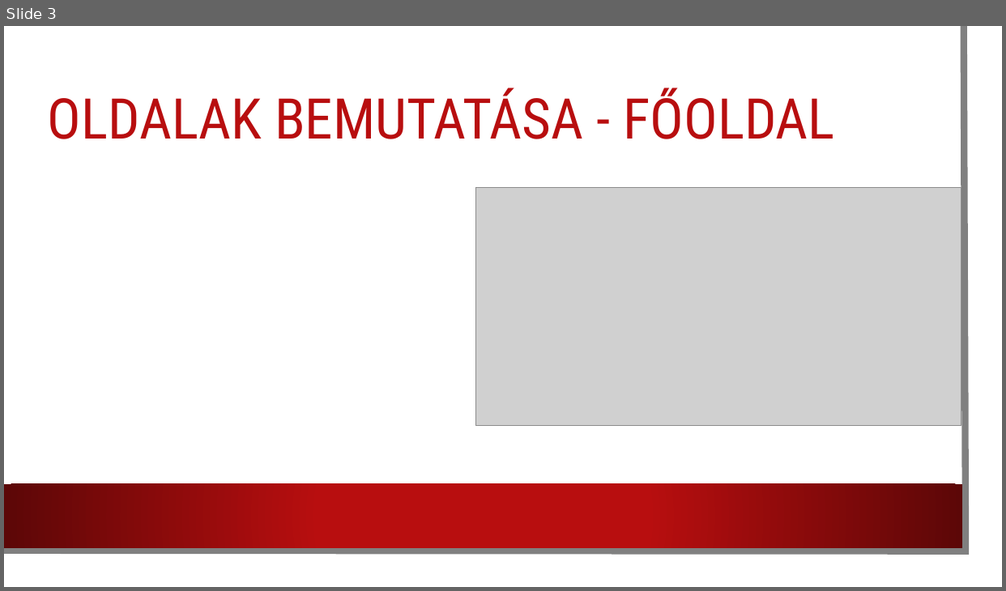
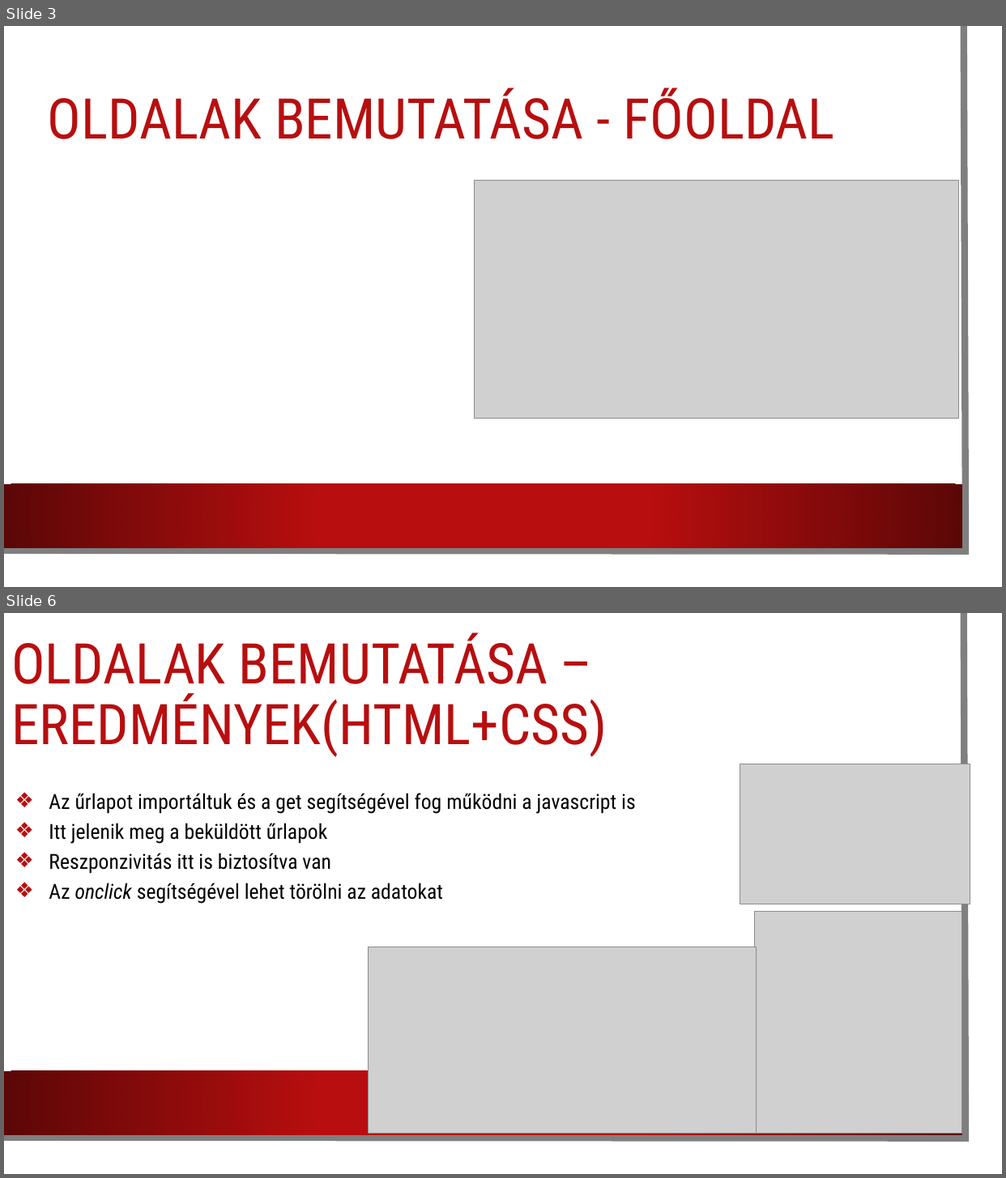
Before and after one commit to Kristof486/WebProjekt2026, a slide deck: Autókereskedés webproject.pptx. Shown one above the other, each under a label of ours: slide 3 before the commit, slides 3 and 6 after it; the slides between them are not shown. The pictures are 1006x591 and 1006x1178 pixels, drawn with LibreOffice and Linux fonts; fonts in the diff are those of the drawing; grey boxes stand for pictures; background and template pictures are left out. Boxes give left, top, right and bottom in pixels: in the first picture for what was removed or moved away, otherwise in the second. Text is boxed around its words. In the diff, an @@ line names an element or a change of style, - is before the commit and + after.

```diff
--- a/Autókereskedés webproject.pptx
+++ b/Autókereskedés webproject.pptx
@@ slide 6 added at (4, 613, 1002, 1174), background picture (left out); not listed: 2 template elements that a slide beside it also shows @@
@@ title added at (11, 632, 607, 757), 54 pt, text #B80E0F @@
+OLDALAK BEMUTATÁSA – EREDMÉNYEK(HTML+CSS)
@@ picture added at (740, 764, 970, 905) @@
@@ text added at (49, 793, 636, 904), 20 pt, text #000000 @@
+❖ Az űrlapot importáltuk és a get segítségével fog működni a javascript is
+❖ Itt jelenik meg a beküldött űrlapok
+❖ Reszponzivitás itt is biztosítva van
+❖ Az onclick segítségével lehet törölni az adatokat
@@ picture added at (755, 912, 962, 1134) @@
@@ picture added at (368, 947, 756, 1133) @@
@@ slide 3 changed as well @@
@@ freeform shape at (4, 26, 966, 552): outline #808080 6.5 pt to #7F7F7F 6.5 pt @@
@@ rectangle removed at (4, 26, 985, 570) @@
@@ picture: place and size @@
-picture at (476, 188, 961, 426)
+picture at (474, 180, 959, 418)
```
Also in this commit, not shown: 2 other slides changed, 4 other slides added, 4 slides removed.
